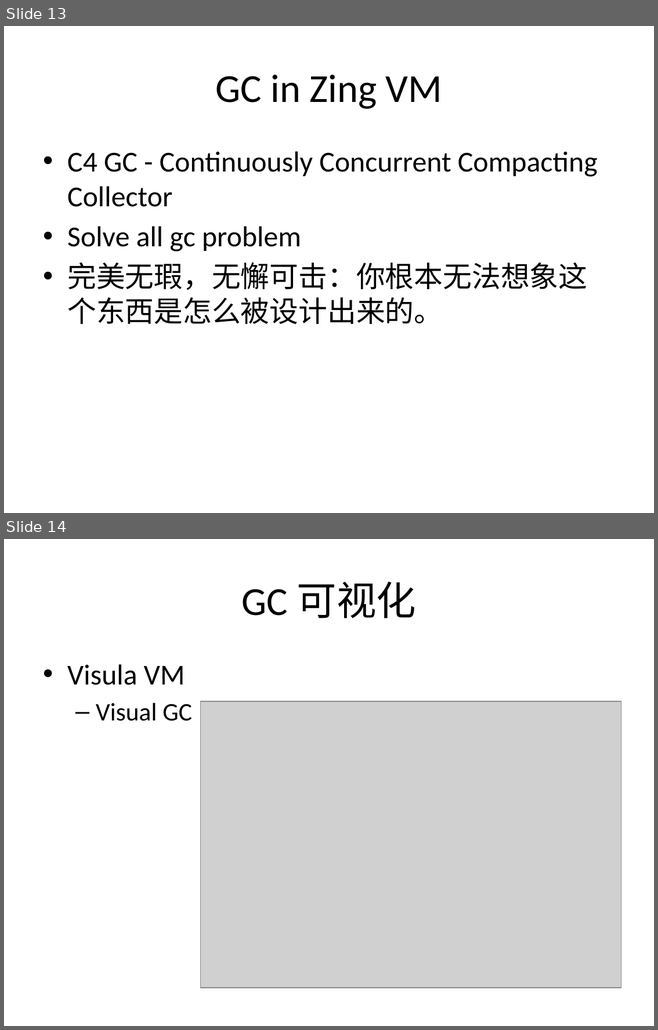
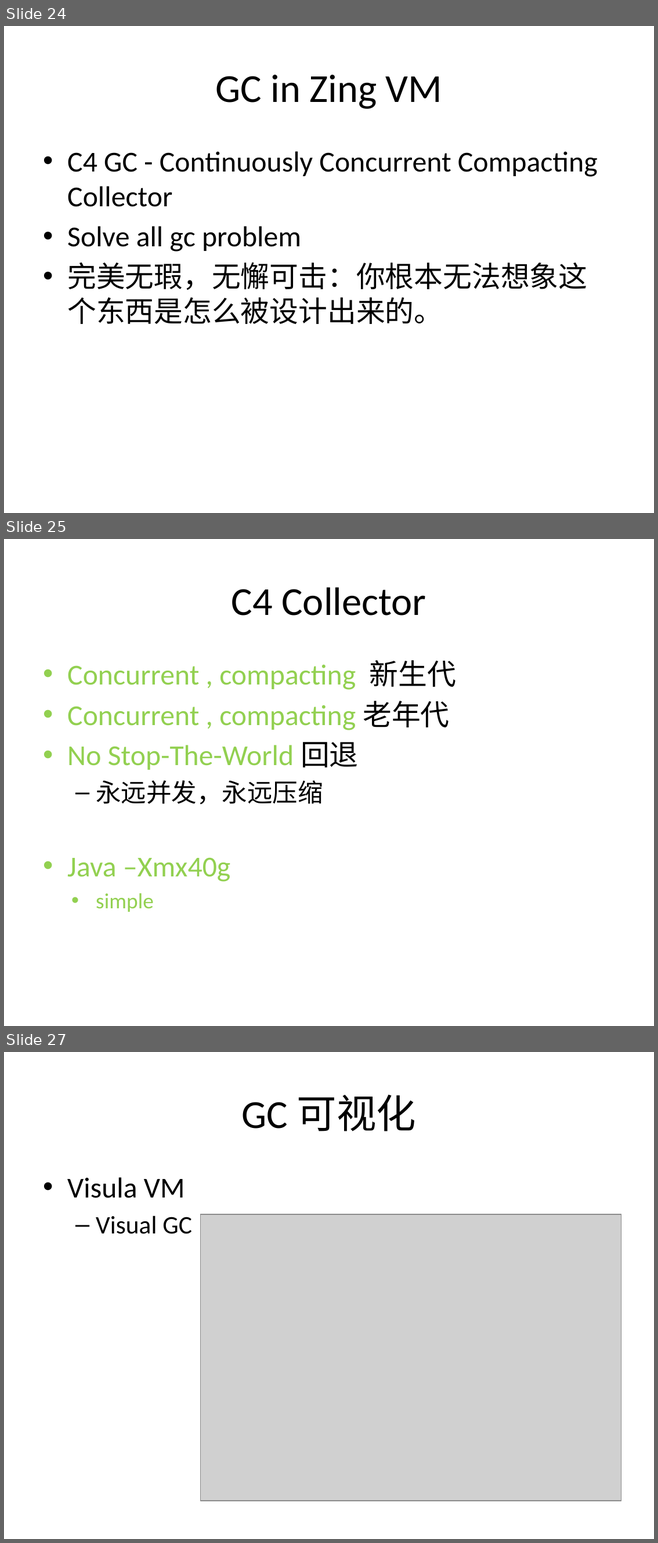
Before and after one commit to cyberdak/gc-hotspotgc, a slide deck: Garbage Collector persent.pptx. Shown one above the other, each under a label of ours: slides 13 and 14 before the commit, slides 24, 25 and 27 after it; the slides between them are not shown. The pictures are 658x1030 and 658x1543 pixels, drawn with LibreOffice and Linux fonts; fonts in the diff are those of the drawing; grey boxes stand for pictures. Boxes give left, top, right and bottom in pixels: in the first picture for what was removed or moved away, otherwise in the second. Text is boxed around its words. In the diff, an @@ line names an element or a change of style, - is before the commit and + after.

```diff
--- a/Garbage Collector persent.pptx
+++ b/Garbage Collector persent.pptx
@@ slide 25 added at (4,539,654,1026), background #FFFFFF @@
@@ title added at (231,587,426,616), 44 pt, text #000000 @@
+C4 Collector
@@ text added at (67,660,456,912), 32 pt, text #92D050 @@
+• Concurrent , compacting 新生代
+• Concurrent , compacting 老年代
+• No Stop-The-World 回退
+  – 永远并发，永远压缩
+  • Java –Xmx40g
+    • simple
@@ what was slide 13 is now slide 24 @@
@@ what was slide 14 is now slide 27 @@
```
Also in this commit, not shown: 12 slides changed, 15 other slides added, 1 slide removed, 6 other files.
